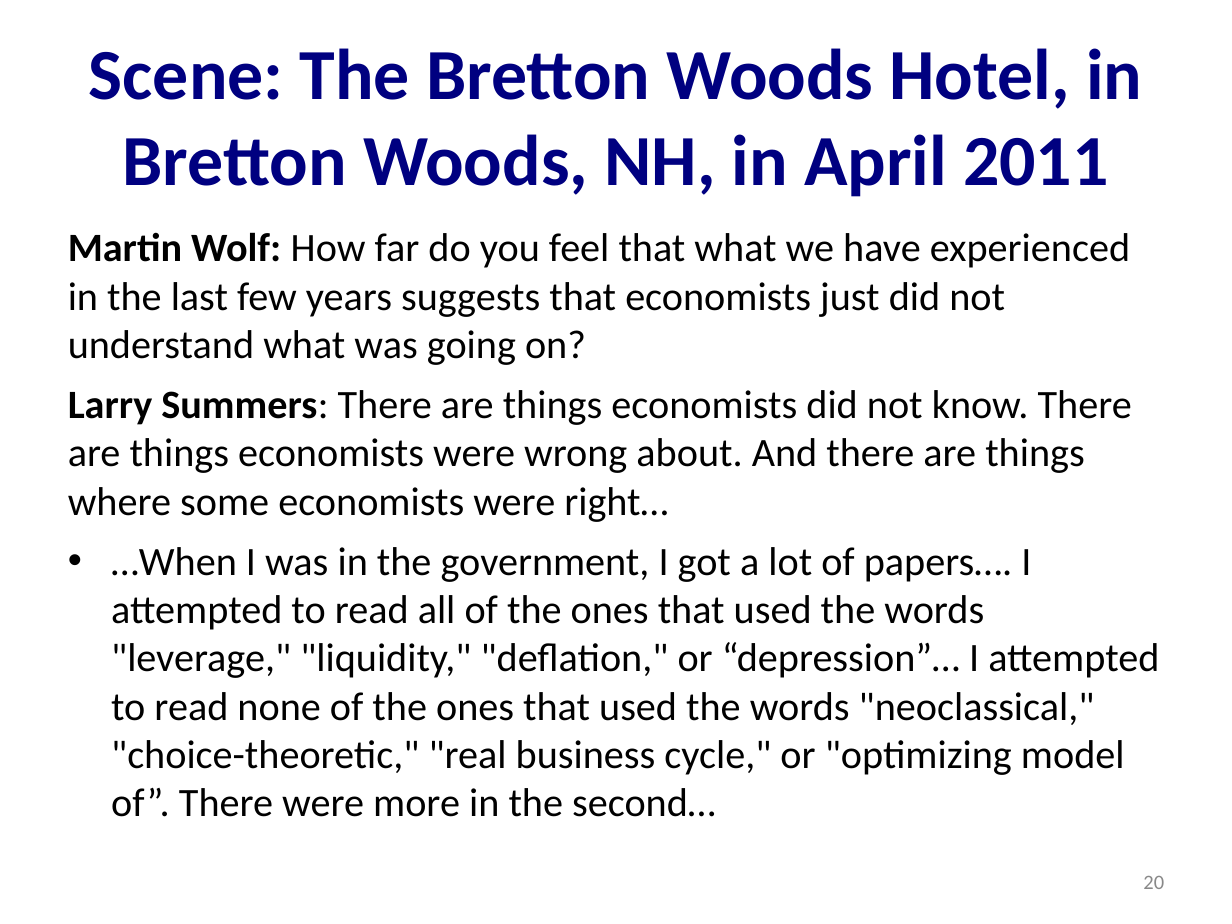
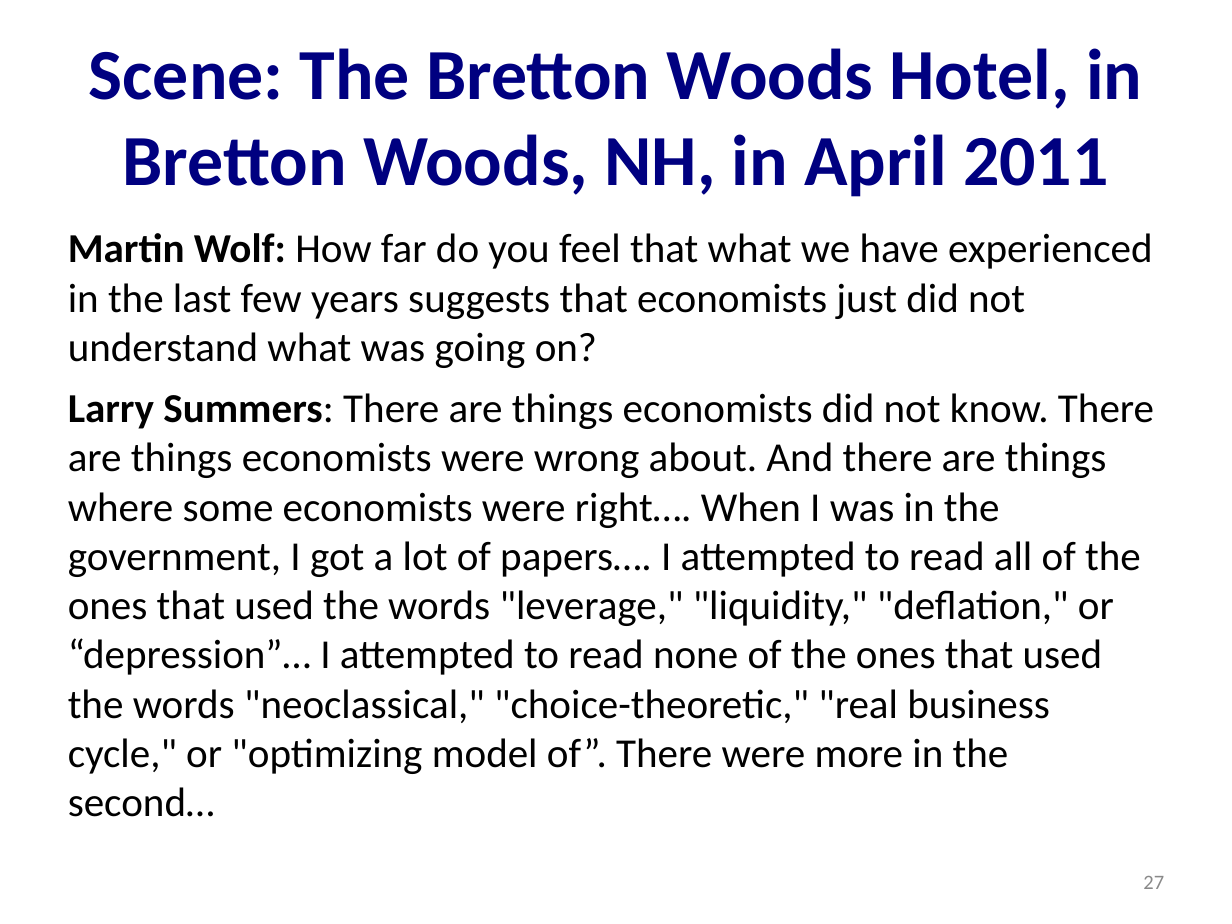
Before and after one commit to DavidLJ/public-files, a slide deck: slide 27 of econ-210a-lecture-1a.pptx (slide 20 before the commit). Drawn at 1232x924 pixels with LibreOffice and Linux fonts; fonts in the diff are those of the drawing. Boxes give left, top, right and bottom in pixels: in the first picture for what was removed or moved away, otherwise in the second. Text is boxed around its words. In the diff, an @@ line names an element or a change of style, - is before the commit and + after.

```diff
--- a/econ-210a-lecture-1a.pptx
+++ b/econ-210a-lecture-1a.pptx
@@ text at (x1=68, y1=233, x2=1153, y2=368): size 23.5 to 24 pt in "Martin Wolf: How far do you feel ..." @@
@@ text at (x1=68, y1=393, x2=1154, y2=817): text changed; size 23.5 to 24 pt @@
-Larry Summers: There are things economists did not know. There are things economists were wrong about. And there are things where some economists were right…
-• …When I was in the government, I got a lot of papers…. I attempted to read all of the ones that used the words "leverage," "liquidity," "deflation," or “depression”… I attempted to read none of the ones that used the words "neoclassical," "choice-theoretic," "real business cycle," or "optimizing model of”. There were more in the second…
+Larry Summers: There are things economists did not know. There are things economists were wrong about. And there are things where some economists were right…. When I was in the government, I got a lot of papers…. I attempted to read all of the ones that used the words "leverage," "liquidity," "deflation," or “depression”… I attempted to read none of the ones that used the words "neoclassical," "choice-theoretic," "real business cycle," or "optimizing model of”. There were more in the second…
@@ page number at (x1=1143, y1=876, x2=1164, y2=889): text changed @@
-20
+27
```
Also in this commit, not shown: 8 other slides changed, 9 slides added, 5 other files.
